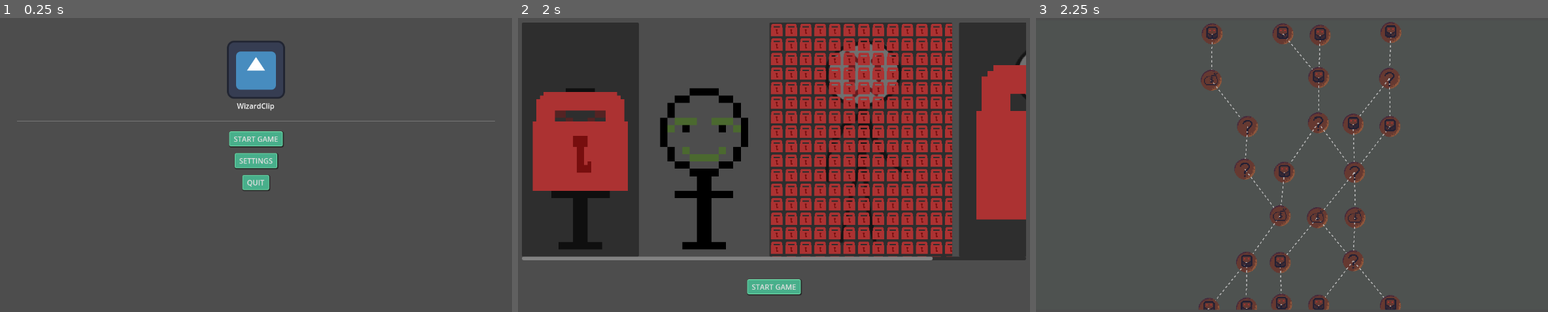
Above: before the commit, frames 1-3 (left to right).
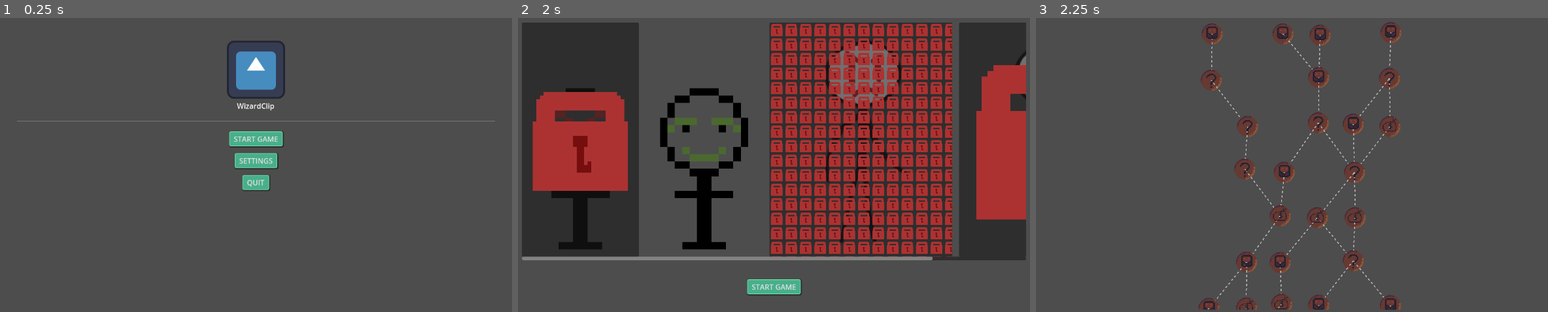
Above: after the commit, the same moments.

Repository: byKrem/WizardClip
Game: Godot game, scene res://Scenes/GameScreens/main_menu.tscn
Same seed, same stepped clock (60 frames per second), same inputs: the game is played once before the commit and once after it. The engine's default icon, where the game draws it, is replaced by a stand-in: a white triangle on a blue panel in a dark square.
Inputs:
- Up to frame 1 (0.25 s): no input
- Up to frame 2 (2 s): click "SETTINGS" at 0.5 s; click "START GAME" at 1.25 s
- Up to frame 3 (2.25 s): click "START GAME" at 2 s

Frames 1-2 are identical in both runs. In frame 3, 0.2% of the frame differs, in the area x 32-71%, y 18-100%.

Commit message:
Added enemy pool for fights

Diff:
--- /dev/null
+++ b/Resources/Events/Enemies/battle_1_dude.tres
@@ -0,0 +1,11 @@
+[gd_resource type="Resource" script_class="BattleStats" load_steps=3 format=3 uid="uid://cwipcqsy4pm1q"]
+
+[ext_resource type="Script" uid="uid://kmlv52ex4wiq" path="res://Scripts/battle_stats.gd" id="1_8xwdu"]
+[ext_resource type="PackedScene" uid="uid://nulgtuibfjh4" path="res://Resources/Events/Enemies/battle_1_dude.tscn" id="1_h6wvk"]
+
+[resource]
+script = ExtResource("1_8xwdu")
+battle_tier = 0
+weight = 5.0
+enemies = ExtResource("1_h6wvk")
+metadata/_custom_type_script = "uid://kmlv52ex4wiq"
--- /dev/null
+++ b/Resources/Events/Enemies/battle_1_dude.tscn
@@ -0,0 +1,8 @@
+[gd_scene load_steps=2 format=3 uid="uid://nulgtuibfjh4"]
+
+[ext_resource type="PackedScene" uid="uid://cq3k6rkdaodm3" path="res://Scenes/Entities/enemy.tscn" id="1_52ew1"]
+
+[node name="battle1dude" type="Node2D"]
+
+[node name="Enemy" parent="." instance=ExtResource("1_52ew1")]
+position = Vector2(942, 167)
--- /dev/null
+++ b/Resources/Events/Enemies/battle_2_dudes.tres
@@ -0,0 +1,11 @@
+[gd_resource type="Resource" script_class="BattleStats" load_steps=3 format=3 uid="uid://b2jwixx8ht5cg"]
+
+[ext_resource type="Script" uid="uid://kmlv52ex4wiq" path="res://Scripts/battle_stats.gd" id="1_e63ot"]
+[ext_resource type="PackedScene" uid="uid://bcdrk8ld73uer" path="res://Resources/Events/Enemies/battle_2_dudes.tscn" id="1_i5u2x"]
+
+[resource]
+script = ExtResource("1_e63ot")
+battle_tier = 0
+weight = 3.0
+enemies = ExtResource("1_i5u2x")
+metadata/_custom_type_script = "uid://kmlv52ex4wiq"
--- /dev/null
+++ b/Resources/Events/Enemies/battle_2_dudes.tscn
@@ -0,0 +1,12 @@
+[gd_scene load_steps=2 format=3 uid="uid://bcdrk8ld73uer"]
+
+[ext_resource type="PackedScene" uid="uid://cq3k6rkdaodm3" path="res://Scenes/Entities/enemy.tscn" id="1_2xrfo"]
+
+[node name="battle2dudes" type="Node2D"]
+
+[node name="Enemy" parent="." instance=ExtResource("1_2xrfo")]
+position = Vector2(829, 172)
+
+[node name="Enemy2" parent="." instance=ExtResource("1_2xrfo")]
+position = Vector2(969, 194)
+scale = Vector2(0.815, 0.815)
--- a/Scenes/GameScreens/battle_screen.gd
+++ b/Scenes/GameScreens/battle_screen.gd
@@ -4,15 +4,32 @@
 
 @onready var player: Player = %Player
 var enemies: Array[Enemy]
-var clips: Array[Clip]
+
+@onready var clip_1: Clip = $UI/Clip
+@onready var clip_2: Clip = $UI/Clip2
+
+@onready var clips: Array[Clip] = [
+	clip_1,
+	clip_2
+]
+
+@export var battle_stats : BattleStats
+
+#TODO: I need a way to transfer data to this scene to load some enemies
+# on scene initialization
 
 var selected_clip : Clip
 var selected_enemy : Enemy
 
-func _ready() -> void:
-	pass
+func start_battle() -> void:
+	var node = battle_stats.enemies.instantiate()
+	self.add_child(node)
+
 
 func _use_selected_clip() -> void:
+	if selected_clip == null or selected_enemy == null:
+		return
+
 	var abilities = selected_clip.get_abilities()
 	var cooldown : int = 0
 
@@ -29,14 +46,14 @@
 	selected_clip = get_tree().get_nodes_in_group("selected_clip").pop_back()
 	selected_enemy = get_tree().get_nodes_in_group("selected_enemy").pop_back()
 
-	if selected_clip == null or selected_enemy == null:
-		return
+	for clip in clips:
+		if clip is Clip:
+			clip.cooldown = clampi(clip.cooldown - 1, 0, 999)
 
 	_use_selected_clip()
 
-	for clip in clips:
-		if clip is Clip:
-			clip.cooldown -= 1
-
-	selected_clip = null
+	if selected_clip:
+		selected_clip.set_selected(false)
+		selected_clip = null
+	# selected_enemy.set_selected(false)
 	selected_enemy = null
--- a/Scenes/GameScreens/battle_screen.tscn
+++ b/Scenes/GameScreens/battle_screen.tscn
@@ -1,9 +1,8 @@
-[gd_scene load_steps=8 format=3 uid="uid://bm4bcvtbyq2i"]
+[gd_scene load_steps=7 format=3 uid="uid://bm4bcvtbyq2i"]
 
 [ext_resource type="PackedScene" uid="uid://c2dd1rl2jugl0" path="res://Scenes/Entities/player.tscn" id="1_7lyyc"]
 [ext_resource type="Script" uid="uid://cshbgbikaosbr" path="res://Scenes/GameScreens/battle_screen.gd" id="1_tojfu"]
 [ext_resource type="PackedScene" uid="uid://ddbce83um8qp7" path="res://Scenes/UI/clip.tscn" id="5_anwhw"]
-[ext_resource type="PackedScene" uid="uid://cq3k6rkdaodm3" path="res://Scenes/Entities/enemy.tscn" id="6_o50yb"]
 [ext_resource type="PackedScene" uid="uid://1v5rk50a5o1h" path="res://Scenes/UI/abilities_menu.tscn" id="7_anwhw"]
 [ext_resource type="Resource" uid="uid://koncln70cwe4" path="res://Resources/Abilities/DefaultDefeceAbility.tres" id="8_yhq5b"]
 [ext_resource type="Resource" uid="uid://burwgxqlod08o" path="res://Resources/Abilities/DefaulAttackAbility.tres" id="10_rw3hn"]
@@ -14,13 +13,6 @@
 [node name="Player" parent="." instance=ExtResource("1_7lyyc")]
 unique_name_in_owner = true
 position = Vector2(240, 162)
-
-[node name="Enemy" parent="." instance=ExtResource("6_o50yb")]
-position = Vector2(779, 200)
-
-[node name="Enemy2" parent="." instance=ExtResource("6_o50yb")]
-position = Vector2(1015, 237)
-scale = Vector2(0.8, 0.8)
 
 [node name="UI" type="CanvasLayer" parent="."]
 
@@ -76,27 +68,12 @@
 offset_bottom = 385.0
 text = "Hp: 5"
 
-[node name="Label2" type="Label" parent="UI"]
-offset_left = 762.0
-offset_top = 356.0
-offset_right = 802.0
-offset_bottom = 379.0
-text = "Hp: 3"
-
-[node name="Label3" type="Label" parent="UI"]
-offset_left = 996.0
-offset_top = 362.0
-offset_right = 1036.0
-offset_bottom = 385.0
-text = "Hp: 5"
-
 [node name="AbilitiesMenu" parent="UI" instance=ExtResource("7_anwhw")]
 offset_top = 388.0
-offset_right = -781.0
+offset_right = -824.0
 
 [connection signal="pressed" from="UI/Button" to="." method="_on_button_pressed"]
 
-[editable path="Enemy"]
 [editable path="UI/Clip"]
 [editable path="UI/Clip/AbilityInventory"]
 [editable path="UI/Clip2"]
--- /dev/null
+++ b/Scenes/GameScreens/run.gd
@@ -0,0 +1,15 @@
+extends Node
+
+const BATTLE_SCREEN = preload("res://Scenes/GameScreens/battle_screen.tscn")
+@onready var map: Map = $Map
+
+func _ready() -> void:
+	EventBus.map_node_pressed.connect(_on_map_node_pressed)
+
+func _on_map_node_pressed(map_node : MapNode) -> void:
+	if map_node.type == MapNode.Type.FIGHT:
+		var battle_screen = BATTLE_SCREEN.instantiate()
+		battle_screen.battle_stats = map_node.battle_stats
+		self.add_child(battle_screen)
+		map.hide()
+		battle_screen.start_battle()
--- /dev/null
+++ b/Scenes/GameScreens/run.tscn
@@ -0,0 +1,10 @@
+[gd_scene load_steps=3 format=3 uid="uid://mivffo7j0cx8"]
+
+[ext_resource type="PackedScene" uid="uid://cahnuaofgrtme" path="res://Scenes/UI/map.tscn" id="1_q6w2r"]
+[ext_resource type="Script" uid="uid://uhol7xr1lsca" path="res://Scenes/GameScreens/run.gd" id="1_ssll3"]
+
+[node name="Run" type="Node"]
+script = ExtResource("1_ssll3")
+
+[node name="Map" parent="." instance=ExtResource("1_q6w2r")]
+metadata/_edit_use_anchors_ = true
--- a/Scenes/UI/map.gd
+++ b/Scenes/UI/map.gd
@@ -26,7 +26,8 @@
 	if node == null or node == current_pos_on_map:
 		return
 
-	current_pos_on_map.set_can_reach(false)
+	if current_pos_on_map != null:
+		current_pos_on_map.set_can_reach(false)
 	current_pos_on_map = node
 
 	for next_node : MapNode in node.next_nodes:
--- a/Scenes/UI/map.tscn
+++ b/Scenes/UI/map.tscn
@@ -10,15 +10,6 @@
 grow_horizontal = 2
 grow_vertical = 2
 script = ExtResource("1_k3vwj")
-
-[node name="ColorRect" type="ColorRect" parent="."]
-layout_mode = 1
-anchors_preset = 15
-anchor_right = 1.0
-anchor_bottom = 1.0
-grow_horizontal = 2
-grow_vertical = 2
-color = Color(0.307106, 0.322891, 0.312826, 1)
 
 [node name="ScrollContainer" type="ScrollContainer" parent="."]
 layout_mode = 1
--- a/Scenes/UI/map_node.gd
+++ b/Scenes/UI/map_node.gd
@@ -18,6 +18,8 @@
 	MapNode.Type.BOSS : preload("res://Assets/Images/BossEventIcon.png"),
 }
 
+@export var battle_stats : BattleStats
+
 @onready var event_icon: TextureRect = $EventIcon
 
 var type : Type = Type.NOT_ASSIGNED
@@ -32,7 +34,6 @@
 	if type == Type.NOT_ASSIGNED:
 		self.texture_normal = null
 		self.disabled = true
-		self.process_mode = Node.PROCESS_MODE_DISABLED
 
 	self.pressed.connect(_on_pressed)
 
@@ -41,15 +42,17 @@
 	self.disabled = !value
 
 func _on_pressed() -> void:
-	if event == null || !event.is_valid():
-		printerr("Event is null")
+	if self.disabled:
 		return
+
+	#if event == null || !event.is_valid():
+		#printerr("Event is null")
+		#return
 
 	if !node_in_player_reach:
 		return
 
 	EventBus.map_node_pressed.emit(self)
-	event.execute()
 
 func _draw() -> void:
 	for next_node in next_nodes:
--- a/Scripts/Events/enemies_events_pool.gd
+++ b/Scripts/Events/enemies_events_pool.gd
@@ -1,11 +1,4 @@
 class_name EnemyEventsPool
-extends Node
+extends Resource
 
-var _possible_events_dir = "res://Resources/Events/Enemies/"
-var _possible_events : PackedStringArray
-
-func get_random_battle() -> Resource:
-	if _possible_events.size() == 0:
-		_possible_events = ResourceLoader.list_directory(_possible_events_dir)
-
-	return ResourceLoader.load(_possible_events[randi_range(0,_possible_events.size()-1)])
+@export var enemy_events : Array[BattleStats]
--- a/Scripts/Events/enemy_map_event.gd
+++ /dev/null
@@ -1,21 +0,0 @@
-class_name EnemyMapEvent
-extends BaseMapEvent
-
-# Somehow get an array of all posible enemies events resources
-var enemy_events_pool : EnemyEventsPool
-const BATTLE_SCREEN = preload("res://Scenes/GameScreens/battle_screen.tscn")
-
-func execute():
-	if enemy_events_pool == null:
-		enemy_events_pool = EnemyEventsPool.new()
-
-	# Resource for battle screen
-	var enemies = enemy_events_pool.get_random_battle()
-
-	var screen = BATTLE_SCREEN.instantiate()
-	screen.enemies = enemies
-	return screen
-
-
-func is_valid() -> bool:
-	return true
--- /dev/null
+++ b/Scripts/Events/enemy_pool.tres
@@ -0,0 +1,11 @@
+[gd_resource type="Resource" script_class="EnemyEventsPool" load_steps=5 format=3 uid="uid://la88i0sfmscs"]
+
+[ext_resource type="Script" uid="uid://kmlv52ex4wiq" path="res://Scripts/battle_stats.gd" id="1_qotuo"]
+[ext_resource type="Script" uid="uid://cufncyolhxjmg" path="res://Scripts/Events/enemies_events_pool.gd" id="2_ouobo"]
+[ext_resource type="Resource" uid="uid://cwipcqsy4pm1q" path="res://Resources/Events/Enemies/battle_1_dude.tres" id="2_ycc4w"]
+[ext_resource type="Resource" uid="uid://b2jwixx8ht5cg" path="res://Resources/Events/Enemies/battle_2_dudes.tres" id="3_u2i3k"]
+
+[resource]
+script = ExtResource("2_ouobo")
+enemy_events = Array[ExtResource("1_qotuo")]([ExtResource("2_ycc4w"), ExtResource("3_u2i3k")])
+metadata/_custom_type_script = "uid://cufncyolhxjmg"
--- /dev/null
+++ b/Scripts/battle_stats.gd
@@ -0,0 +1,8 @@
+class_name BattleStats
+extends Resource
+
+@export_range(0, 2) var battle_tier: int
+@export_range(0.0, 10.0) var weight: float
+@export var enemies : PackedScene
+
+var accumulated_weight: float = 0.0
--- a/Scripts/map_generator.gd
+++ b/Scripts/map_generator.gd
@@ -7,11 +7,12 @@
 var map_height:int = 10
 var pos_offset:int = 10
 var path_count:int = 5
-var map : Array[Array]
 const FIGHT_ROOM_WEIGHT : float = 12.0
-const EVENT_ROOM_WEIGHT : float = 5.0
+const EVENT_ROOM_WEIGHT : float = 8.0
 const SHOP_ROOM_WEIGHT : float = 2.5
 const MAP_NODE = preload("res://Scenes/UI/map_node.tscn")
+const ENEMY_POOL = preload("res://Scripts/Events/enemy_pool.tres")
+var map : Array[Array]
 # floor 0: [1, 0, 1, 1, 0]
 # floor 1: [3, 0, 0, 3, 0]
 # floor 2: [1, 0, 1, 3, 0]
@@ -105,6 +106,7 @@
 	for node in map[0]:
 		if node.next_nodes.size() > 0:
 			node.type = MapNode.Type.FIGHT
+			node.battle_stats = ENEMY_POOL.enemy_events.pick_random()
 
 	for node in map[4]:
 		if node.next_nodes.size() > 0:
@@ -128,10 +130,13 @@
 
 	map_node.type = intended_type
 
+	if map_node.type == MapNode.Type.FIGHT:
+		# TODO: Make a battle pool class with all battle resourses in it
+		# and just pick random resource depending on weight
+		map_node.battle_stats = ENEMY_POOL.enemy_events.pick_random()
+
 func _has_parent_of_type(map_node : MapNode, target_type : MapNode.Type) -> bool:
 	var parents : Array[MapNode]
-
-	print("map row: %s \n map column %s" % [map_node.row, map_node.column])
 
 	if map_node.column > 0 and map_node.row > 0:
 		var parent : MapNode = map[map_node.row-1][map_node.column-1]
@@ -139,12 +144,12 @@
 			parents.append(parent)
 
 	if map_node.row > 0:
-		var parent : MapNode = map[map_node.row][map_node.column-1]
+		var parent : MapNode = map[map_node.row-1][map_node.column]
 		if parent.next_nodes.has(map_node):
 			parents.append(parent)
 
 	if map_node.column < map_width-1 and map_node.row > 0:
-		var parent : MapNode = map[map_node.row+1][map_node.column-1]
+		var parent : MapNode = map[map_node.row-1][map_node.column+1]
 		if parent.next_nodes.has(map_node):
 			parents.append(parent)
 
Not shown, added: Scenes/GameScreens/run.gd.uid
Not shown, removed: Scripts/Events/enemy_map_event.gd.uid
Not shown, added: Scripts/battle_stats.gd.uid
